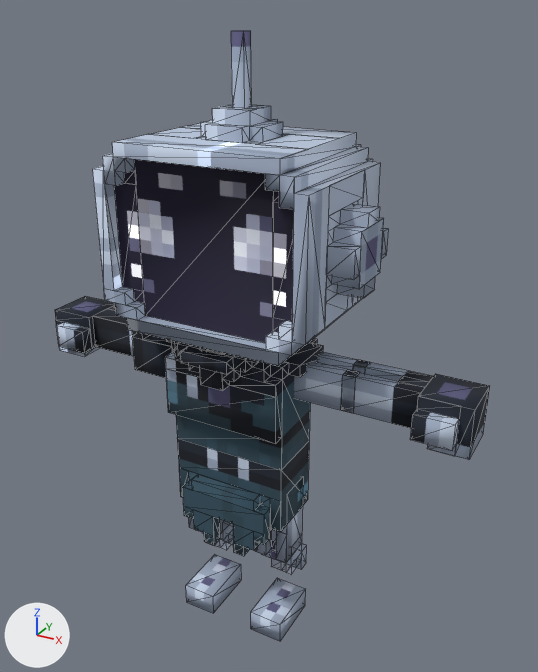
One commit to the glTF model src/assets/models/characters/primemachin.glb: the scene before it, then after it.
Before and after are seen from a 50 mm lens placed at (1.25, -2.09, 2.28), pointed at (0.05, 0.09, 1.19). The axes (+X, +Y, +Z) are drawn at lower left. The lights are the same throughout. Mesh edges are drawn as thin lines. Where no turn or scale is listed for an object, it has been applied to the vertices. Vertices at the same position are counted once.

Objects in the first picture: 'Model'.
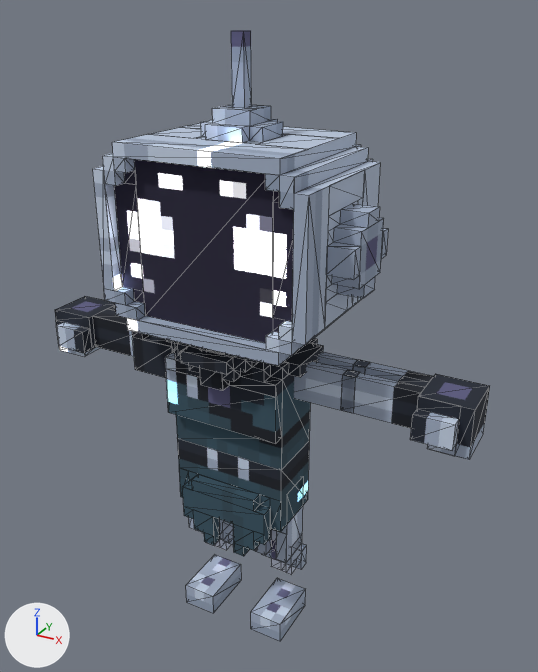
Boxes (x1, y1, x2, y2) around the edits, measured in the pictures (538 x 672 px):
```json
{"object": "Model", "change": "surface changed, shading changed", "before": [56, 30, 484, 641], "after": [56, 30, 484, 641]}
{"part": 1, "of": "me_robot_t", "change": "shading changed", "before": [55, 30, 490, 641], "after": [55, 30, 490, 641]}
```

The change, as JSON lines over the scene's bpy script:
```json
{"block": "mat_plaintexture_001", "where": "n0 = _N.new('ShaderNodeBsdfPrincipled'); n0.name = 'Principled BSDF'"}
{"op": "set", "path": "n0.inputs[28].default_value", "old": "1.0", "new": "15.0", "note": "'Emission Strength'"}
{"block": "me_robot_t", "where": "me_robot_t.from_pydata(...)  # 839 vertices, 1318 faces; spans x -0.85..0.84, y -0.29..0.33, z 0.0..2.22"}
{"block": "me_robot_t", "where": "# used by ob_model"}
{"block": "me_robot_t", "change": "me_robot_t part 1: all faces are now shaded flat (1252 of 1318 changed)"}
```
